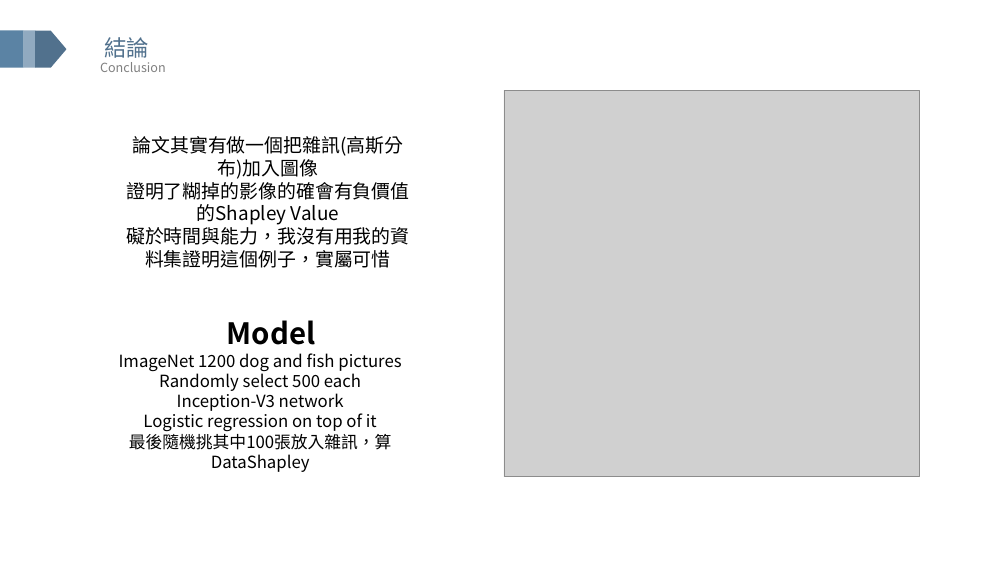
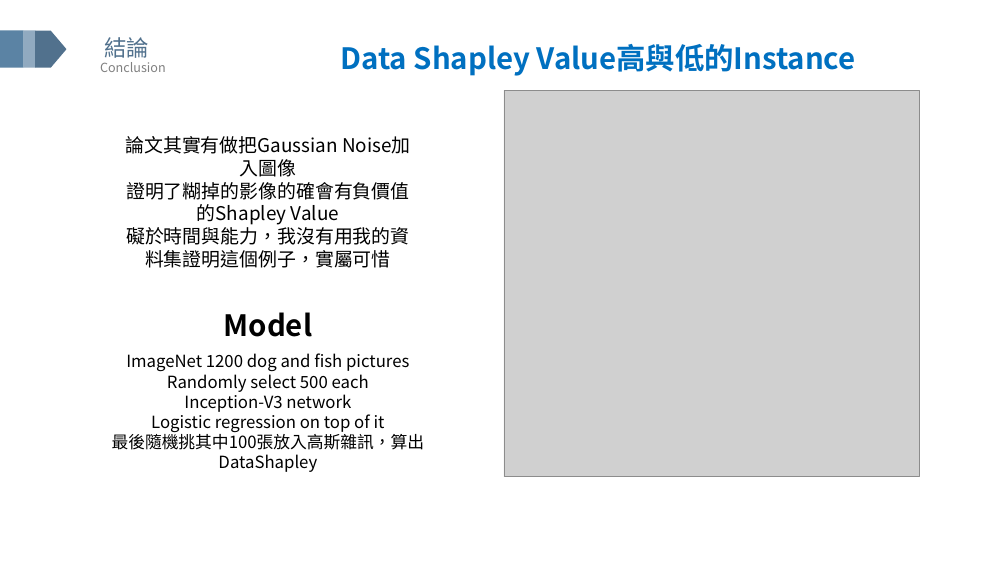
Before and after one commit to GISH123/Cathay-Holdings-CIP-Projects-for-Interpretable-Machine-Learning, a slide deck: slide 41 of IML(version 4,detailed,no anim).pptx (slide 42 before the commit). Drawn at 1008x567 pixels with LibreOffice and Linux fonts; fonts in the diff are those of the drawing; grey boxes stand for pictures. Boxes give left, top, right and bottom in pixels: in the first picture for what was removed or moved away, otherwise in the second. Text is boxed around its words. In the diff, an @@ line names an element or a change of style, - is before the commit and + after.

```diff
--- a/IML(version 4,detailed,no anim).pptx
+++ b/IML(version 4,detailed,no anim).pptx
@@ text added at bbox=[340, 44, 856, 76], 28 pt, text #0070C0, bold @@
+Data Shapley Value高與低的Instance
@@ text at bbox=[125, 136, 337, 154]: text changed @@
-論文其實有做一個把雜訊(高斯分布)加入圖像
+論文其實有做把Gaussian Noise加入圖像
@@ text "Model": place and size @@
-text "Model" at bbox=[227, 320, 316, 345]
+text "Model" at bbox=[224, 312, 313, 337]
@@ text "ImageNet 1200 dog and fish ...": place and size @@
-text "ImageNet 1200 dog and fish ..." at bbox=[119, 353, 401, 472]
+text "ImageNet 1200 dog and fish ..." at bbox=[112, 353, 425, 472]
@@ text at bbox=[112, 431, 425, 472]: text changed @@
-最後隨機挑其中100張放入雜訊，算DataShapley
+最後隨機挑其中100張放入高斯雜訊，算出DataShapley
```
Also in this commit, not shown: 40 other slides changed, 2 slides added.
